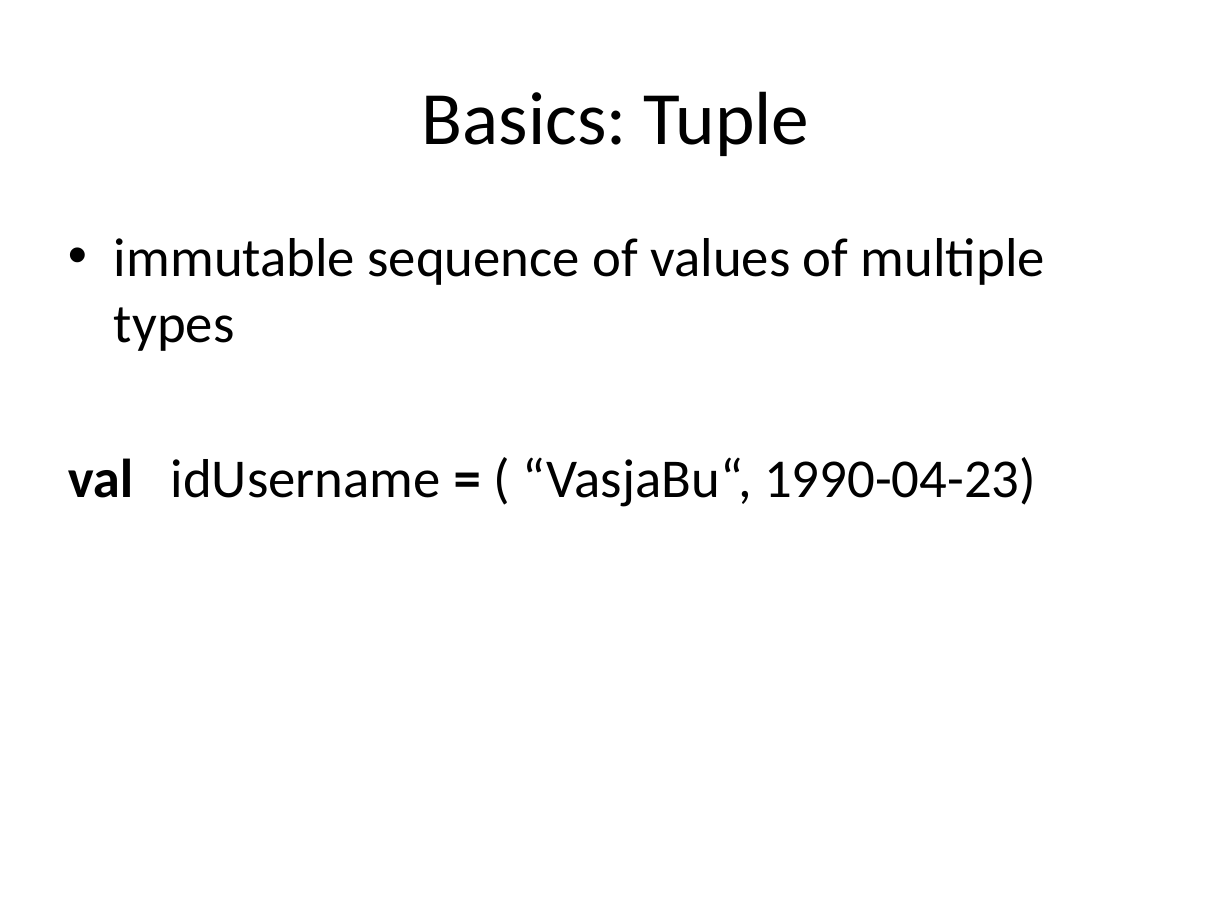
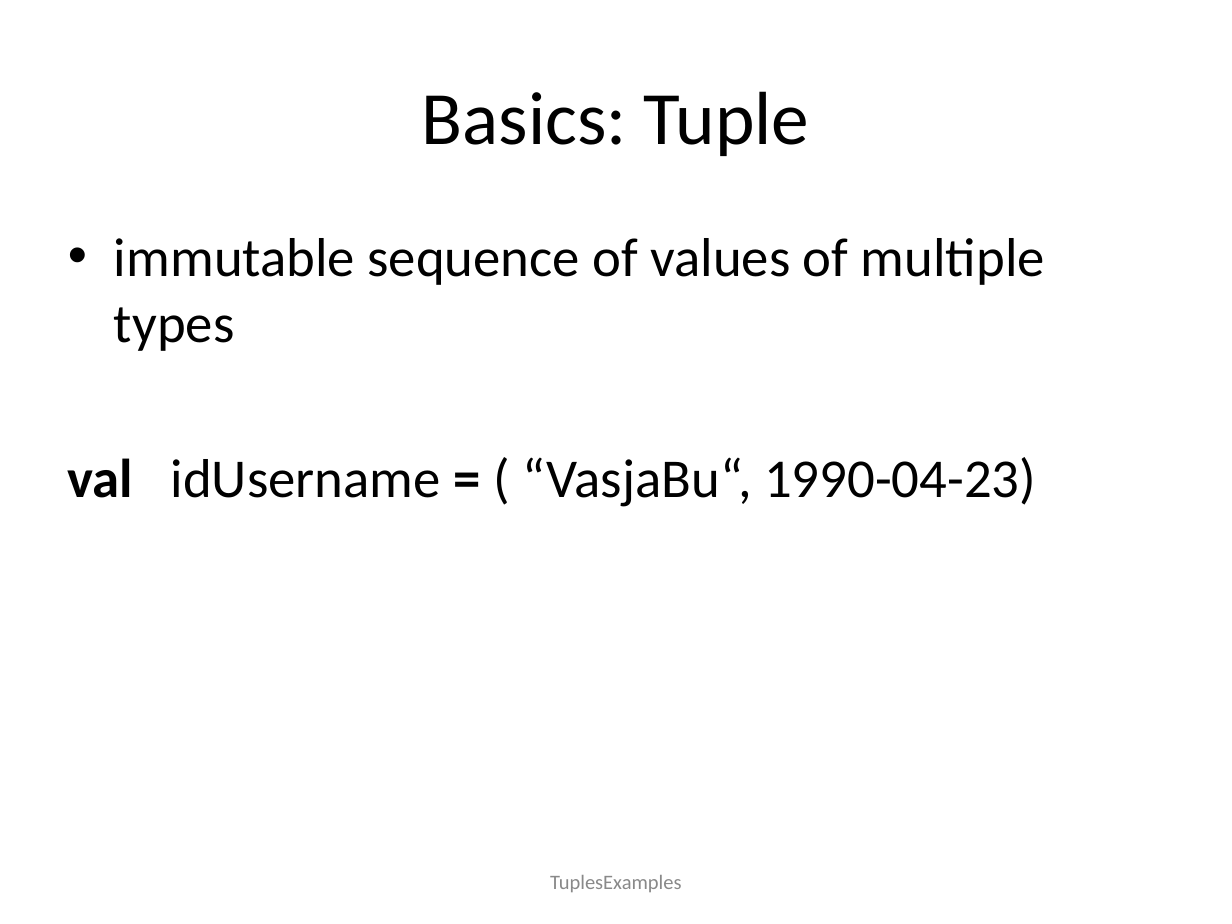
Before and after one commit to Igerly/scalaBasics, a slide deck: slide 23 of Scala.ppt (slide 22 before the commit). Drawn at 1232x924 pixels with LibreOffice and Linux fonts; fonts in the diff are those of the drawing. Boxes give left, top, right and bottom in pixels: in the first picture for what was removed or moved away, otherwise in the second. Text is boxed around its words. In the diff, an @@ line names an element or a change of style, - is before the commit and + after.

```diff
--- a/Scala.ppt
+++ b/Scala.ppt
@@ text added at (550,875,682,892), 12 pt, text #898989 @@
+TuplesExamples
```
Also in this commit, not shown: 5 other slides changed, 5 slides added, 1 slide removed, 7 other files.
